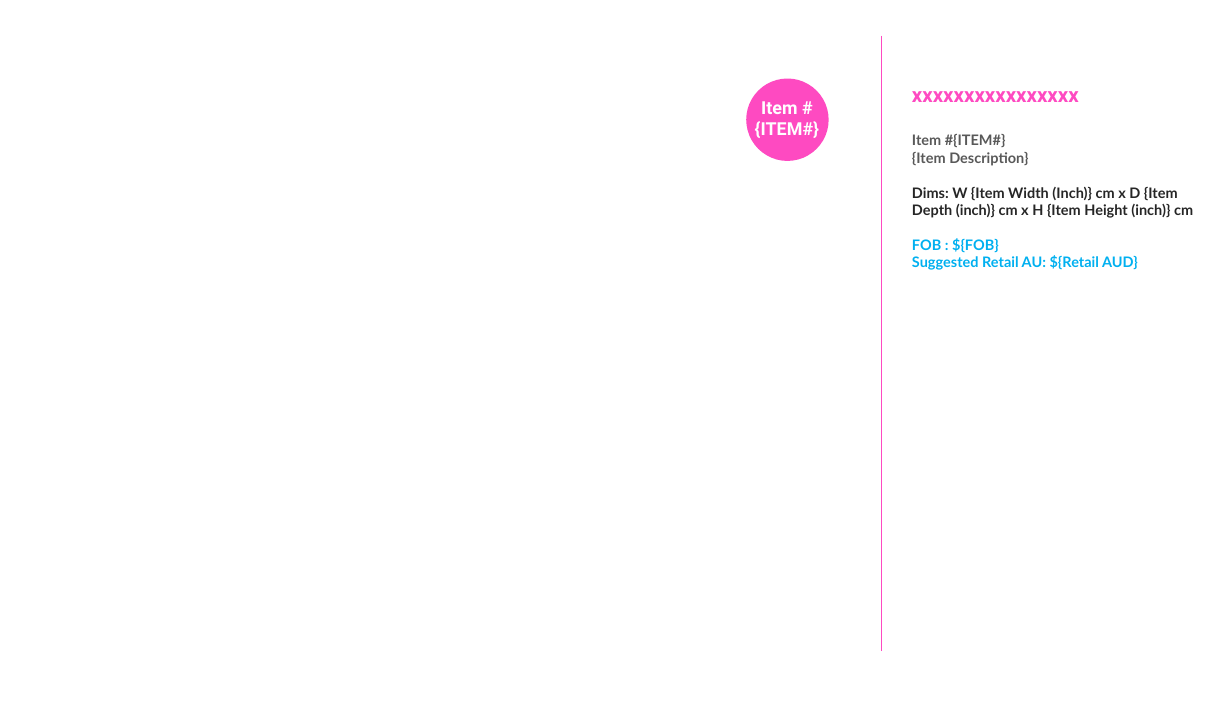
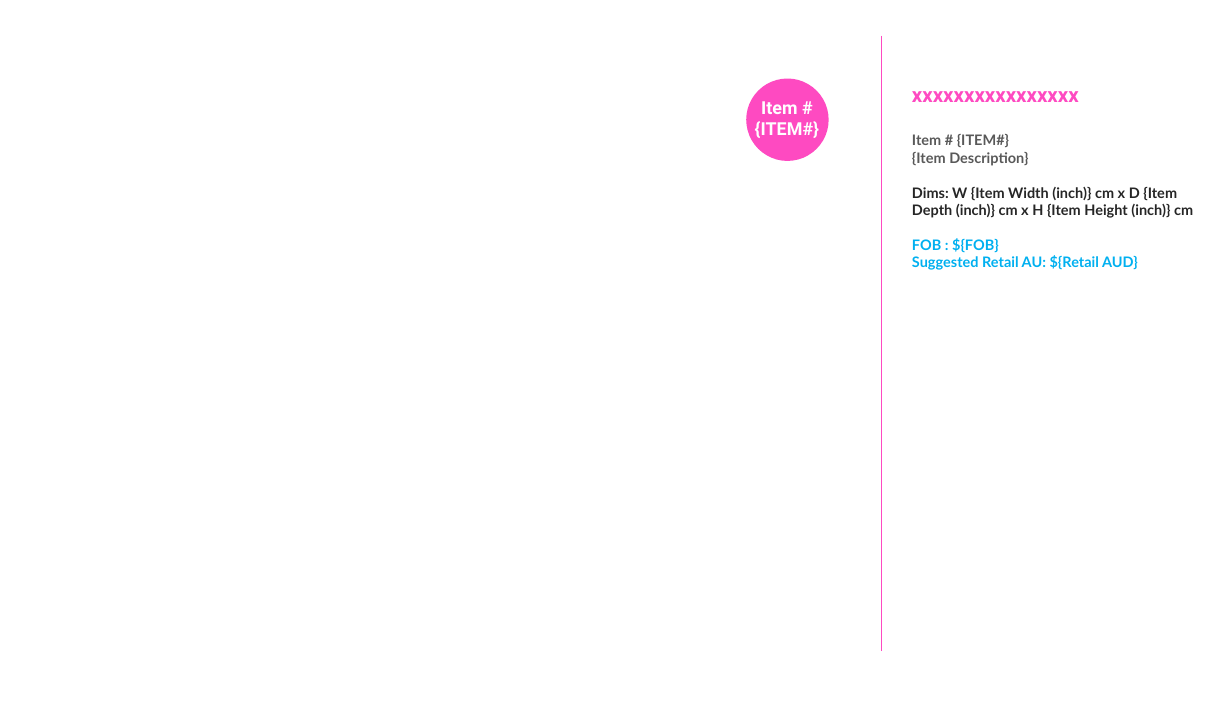
Before and after one commit to KyoWuJiuJiu/ppt-generator, a slide deck: slide 1 of 1.pptx. Drawn at 1232x709 pixels with LibreOffice and Linux fonts; fonts in the diff are those of the drawing. Boxes give left, top, right and bottom in pixels: in the first picture for what was removed or moved away, otherwise in the second. Text is boxed around its words. In the diff, an @@ line names an element or a change of style, - is before the commit and + after.

```diff
--- a/1.pptx
+++ b/1.pptx
@@ text at <box>912,134,1009,147</box>: spaces changed @@
-Item #{ITEM#}
+Item # {ITEM#}
@@ text at <box>912,187,1193,218</box>: text changed @@
-Dims: W {Item Width (Inch)} cm x D {Item Depth (inch)} cm x H {Item Height (inch)} cm
+Dims: W {Item Width (inch)} cm x D {Item Depth (inch)} cm x H {Item Height (inch)} cm
```
